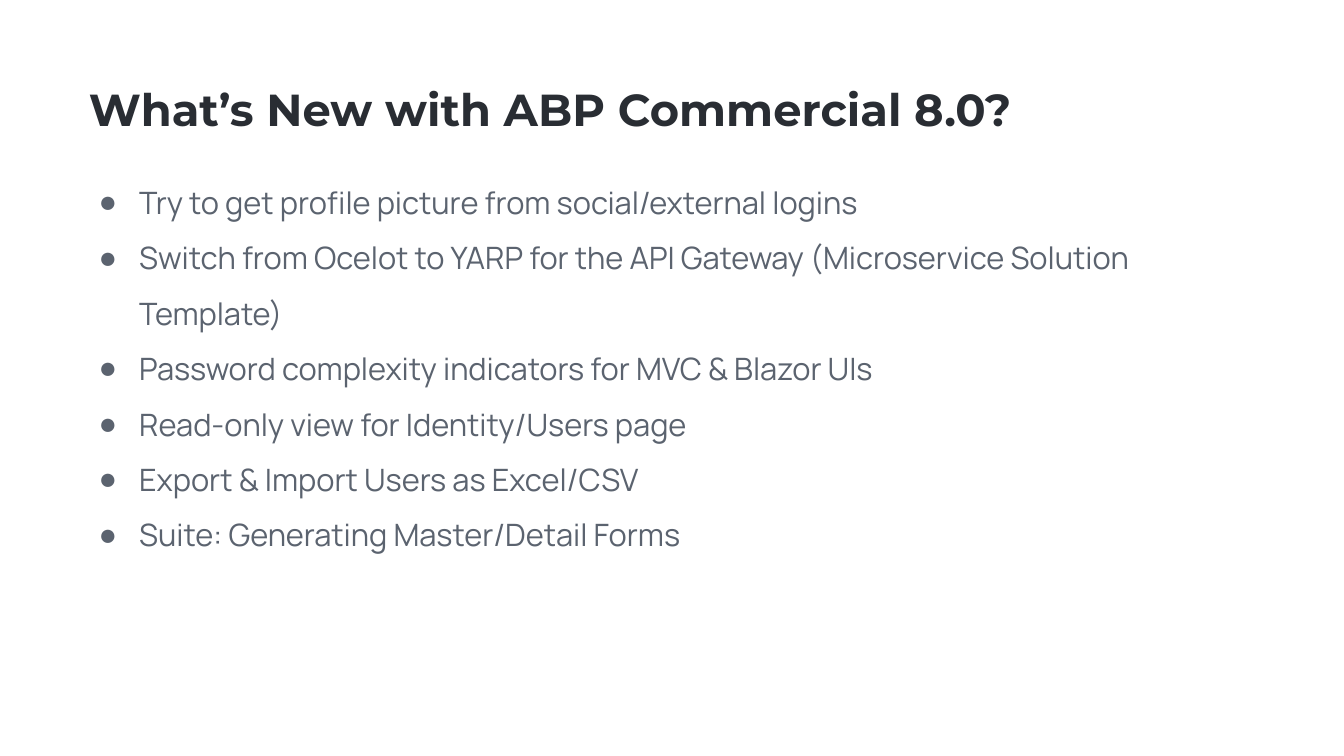
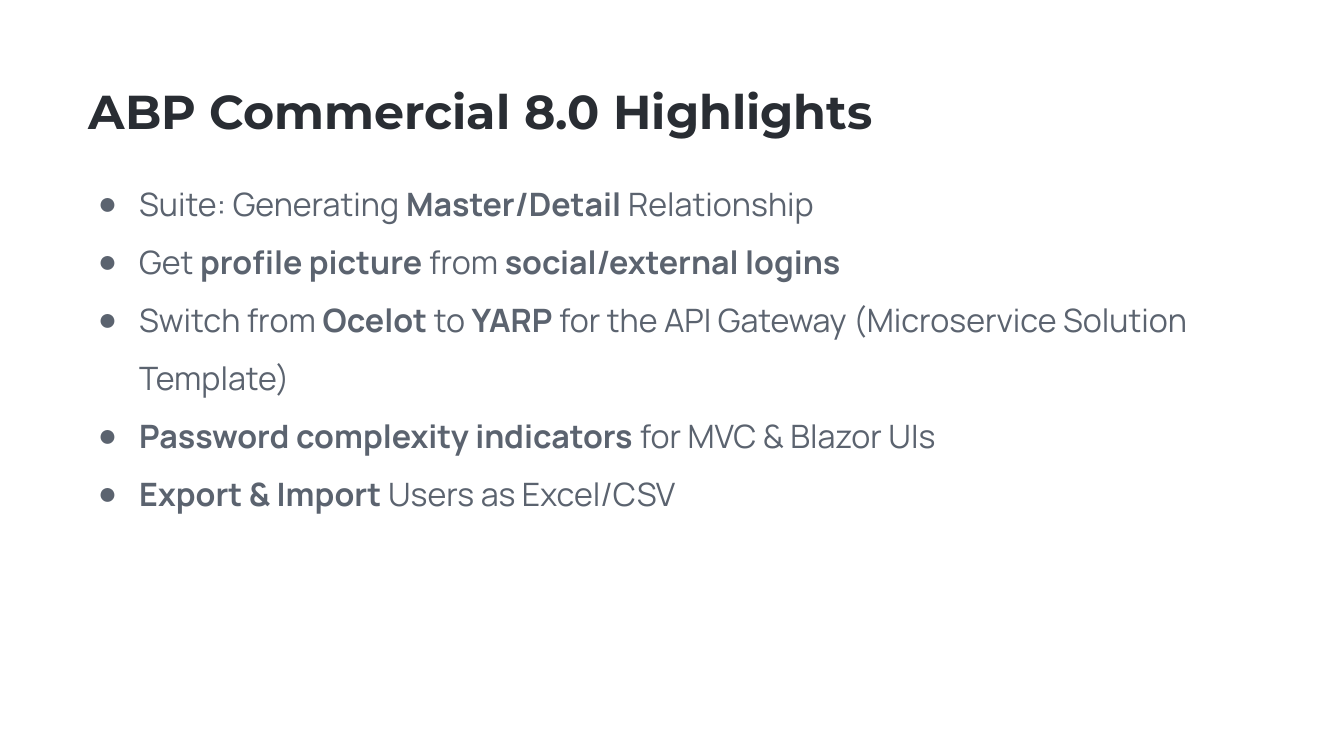
Before and after one commit to EngincanV/presentations, a slide deck: slide 11 of ABP/Community-Talks-2023.8/Community-Talks-2023.8.pptx. Drawn at 1344x756 pixels with LibreOffice and Linux fonts; fonts in the diff are those of the drawing; background and template pictures are left out. Boxes give left, top, right and bottom in pixels: in the first picture for what was removed or moved away, otherwise in the second. Text is boxed around its words. In the diff, an @@ line names an element or a change of style, - is before the commit and + after.

```diff
--- a/ABP/Community-Talks-2023.8/Community-Talks-2023.8.pptx
+++ b/ABP/Community-Talks-2023.8/Community-Talks-2023.8.pptx
@@ text at (x1=89, y1=91, x2=872, y2=139): text changed; size 32 to 34 pt @@
-What’s New with ABP Commercial 8.0?
+ABP Commercial 8.0 Highlights
@@ text at (x1=139, y1=192, x2=840, y2=282): text changed; size 22 to 23 pt; bold on @@
-● Try to get profile picture from social/external logins
+● Suite: Generating Master/Detail Relationship
+● Get profile picture from social/external logins
@@ text at (x1=139, y1=305, x2=1187, y2=514): size 22 to 23 pt in "Switch from Ocelot to YARP for the ...", "Password complexity indicators for MVC & Blazor ...", "Export & Import Users as Excel/CSV"; bold on in "Ocelot YARP", "Password complexity indicators", "Export & Import"; indent changed @@
@@ text at (x1=139, y1=413, x2=686, y2=444): paragraph removed @@
-● Read-only view for Identity/Users page
@@ text at (x1=139, y1=523, x2=681, y2=554): paragraph removed @@
-● Suite: Generating Master/Detail Forms
```
Also in this commit, not shown: 9 other slides changed, 1 slide added, 1 slide removed, 1 other file.
